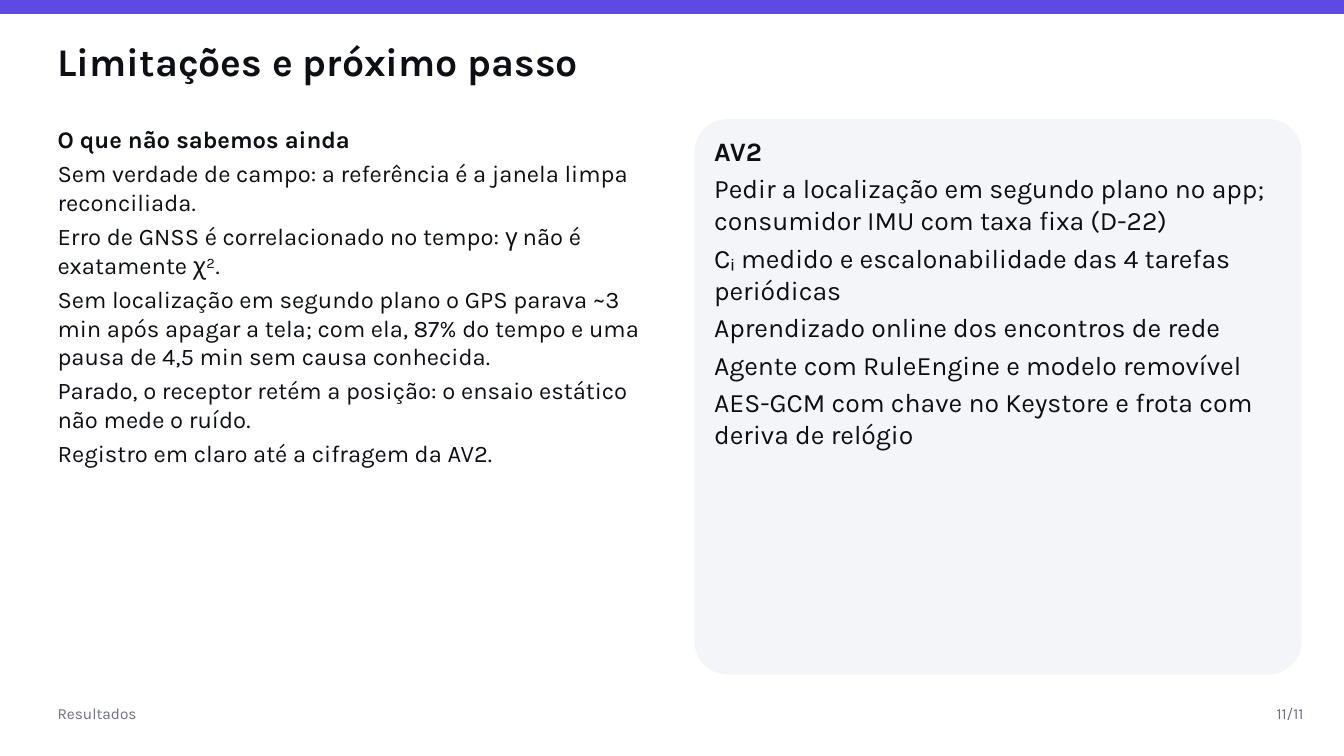
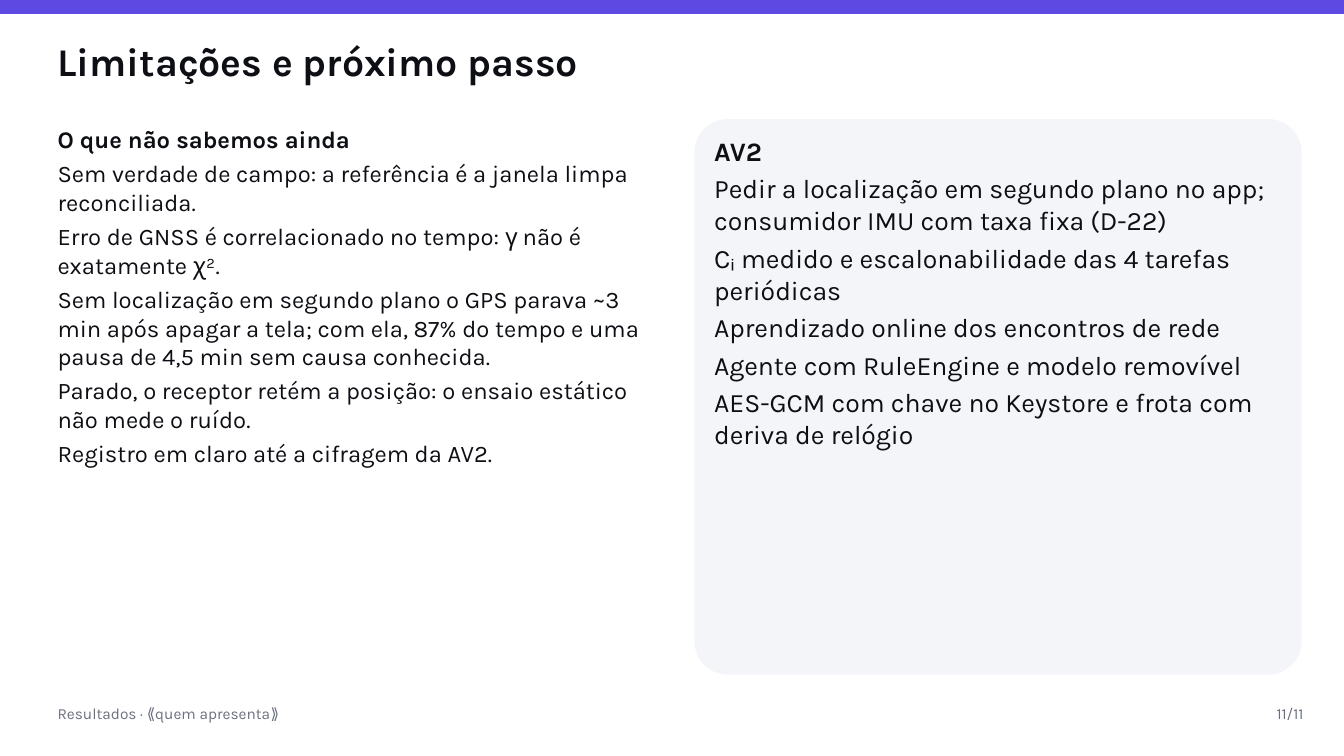
Before and after one commit to AlphaFNTZ/rastro, a slide deck: slide 11 of docs/presentations/apresentacao_I_AV1.pptx. Drawn at 1344x756 pixels with LibreOffice and Linux fonts; fonts in the diff are those of the drawing. Boxes give left, top, right and bottom in pixels: in the first picture for what was removed or moved away, otherwise in the second. Text is boxed around its words. In the diff, an @@ line names an element or a change of style, - is before the commit and + after.

```diff
--- a/docs/presentations/apresentacao_I_AV1.pptx
+++ b/docs/presentations/apresentacao_I_AV1.pptx
@@ text at (58, 708, 271, 723): text changed @@
-Resultados
+Resultados · ⟪quem apresenta⟫
```
Also in this commit, not shown: 6 other slides changed, 3 slides added, 3 slides removed, 1 other file.
